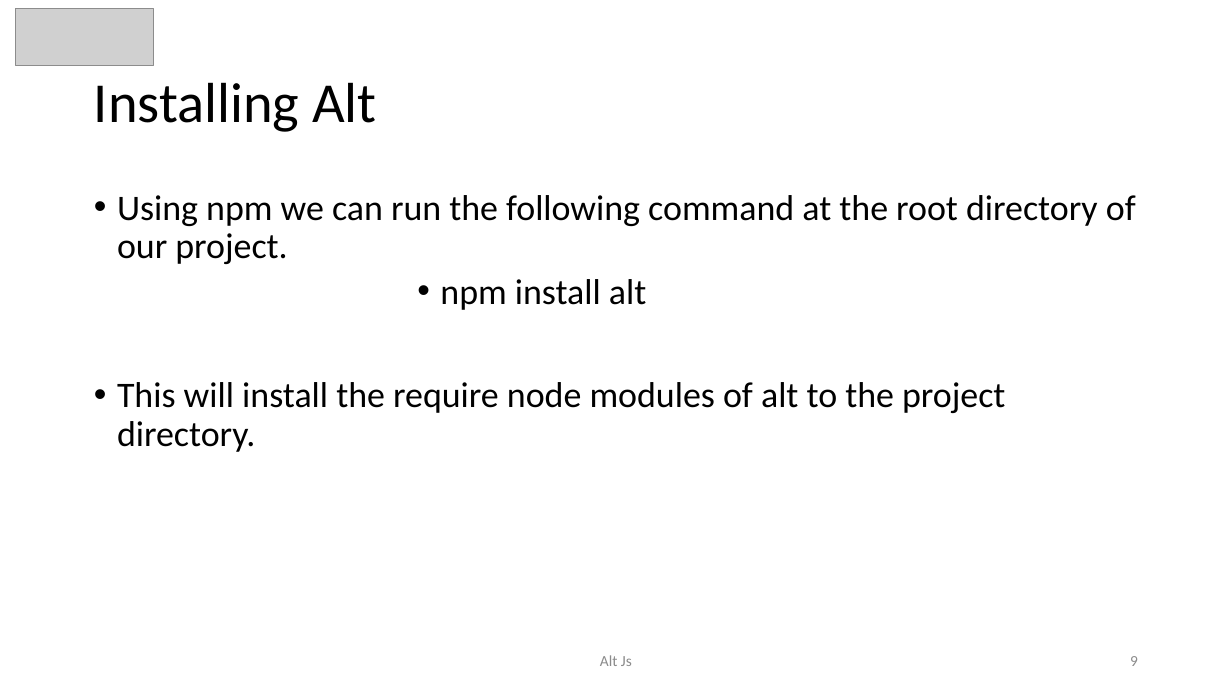
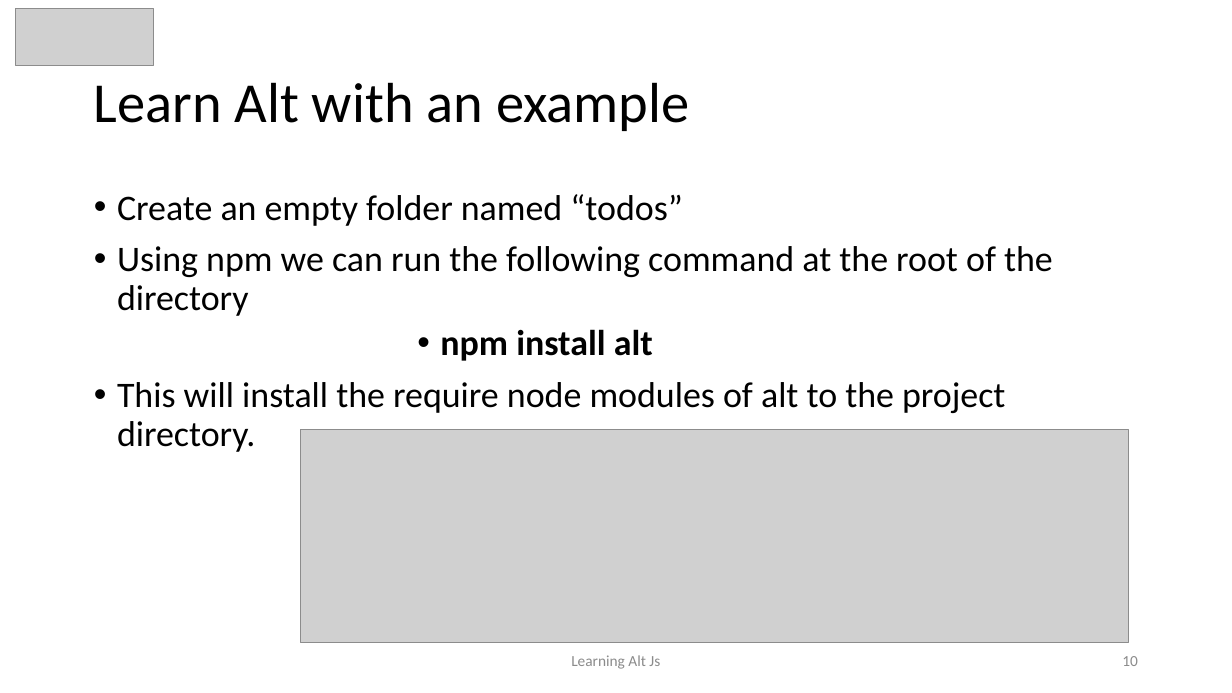
Before and after one commit to awahab29/samplealt, a slide deck: slide 10 of React.pptx (slide 9 before the commit). Drawn at 1232x693 pixels with LibreOffice and Linux fonts; fonts in the diff are those of the drawing; grey boxes stand for pictures. Boxes give left, top, right and bottom in pixels: in the first picture for what was removed or moved away, otherwise in the second. Text is boxed around its words. In the diff, an @@ line names an element or a change of style, - is before the commit and + after.

```diff
--- a/React.pptx
+++ b/React.pptx
@@ title at bbox=[94, 82, 690, 131]: text changed @@
-Installing Alt
+Learn Alt with an example
@@ text at bbox=[117, 194, 1053, 316]: text changed @@
-• Using npm we can run the following command at the root directory of our project.
+• Create an empty folder named “todos”
+• Using npm we can run the following command at the root of the directory
@@ text at bbox=[440, 329, 653, 361]: bold on in "npm install alt" @@
@@ picture added at bbox=[300, 430, 1128, 642] @@
@@ text at bbox=[571, 655, 660, 669]: text changed @@
-Alt Js
+Learning Alt Js
@@ page number at bbox=[1122, 656, 1138, 666]: text changed @@
-9
+10
```
Also in this commit, not shown: 16 other slides changed, 6 slides added, 1 slide removed, 1 other file.
